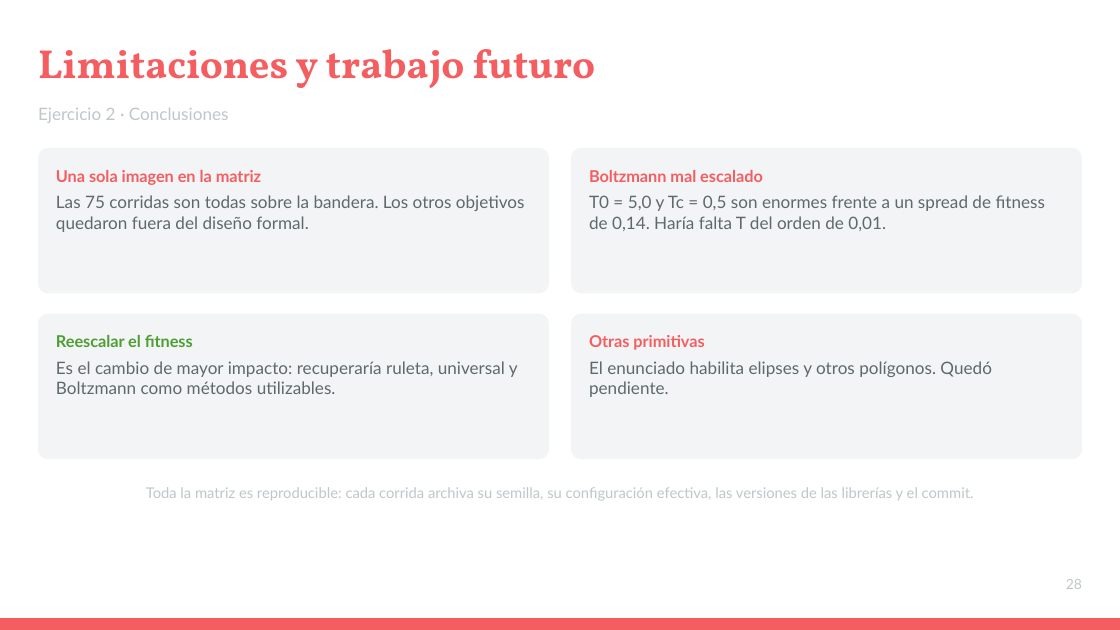
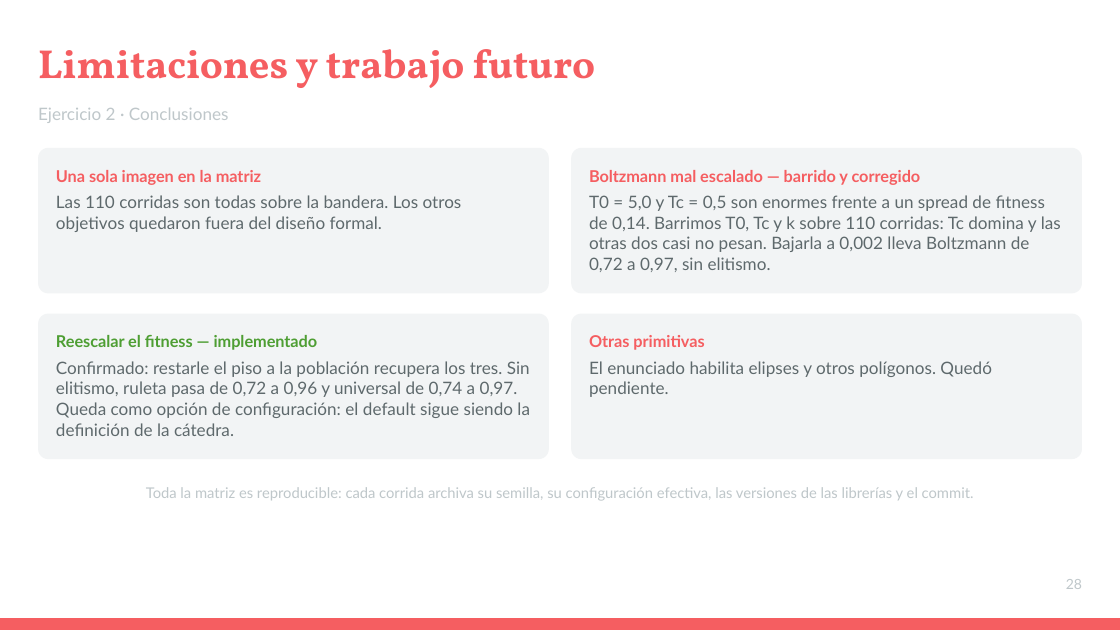
Before and after one commit to ldicandia/SIA-G3, a slide deck: slide 28 of TP2/docs/Presentacion.pptx. Drawn at 1120x630 pixels with LibreOffice and Linux fonts; fonts in the diff are those of the drawing. Boxes give left, top, right and bottom in pixels: in the first picture for what was removed or moved away, otherwise in the second. Text is boxed around its words. In the diff, an @@ line names an element or a change of style, - is before the commit and + after.

```diff
--- a/TP2/docs/Presentacion.pptx
+++ b/TP2/docs/Presentacion.pptx
@@ text at bbox=[589, 170, 1061, 272]: text changed @@
-Boltzmann mal escalado
-T0 = 5,0 y Tc = 0,5 son enormes frente a un spread de fitness de 0,14. Haría falta T del orden de 0,01.
+Boltzmann mal escalado — barrido y corregido
+T0 = 5,0 y Tc = 0,5 son enormes frente a un spread de fitness de 0,14. Barrimos T0, Tc y k sobre 110 corridas: Tc domina y las otras dos casi no pesan. Bajarla a 0,002 lleva Boltzmann de 0,72 a 0,97, sin elitismo.
@@ text at bbox=[56, 195, 462, 232]: text changed @@
-Las 75 corridas son todas sobre la bandera. Los otros objetivos quedaron fuera del diseño formal.
+Las 110 corridas son todas sobre la bandera. Los otros objetivos quedaron fuera del diseño formal.
@@ text at bbox=[56, 335, 530, 436]: text changed @@
-Reescalar el fitness
-Es el cambio de mayor impacto: recuperaría ruleta, universal y Boltzmann como métodos utilizables.
+Reescalar el fitness — implementado
+Confirmado: restarle el piso a la población recupera los tres. Sin elitismo, ruleta pasa de 0,72 a 0,96 y universal de 0,74 a 0,97. Queda como opción de configuración: el default sigue siendo la definición de la cátedra.
```
Also in this commit, not shown: 3 other slides changed.
